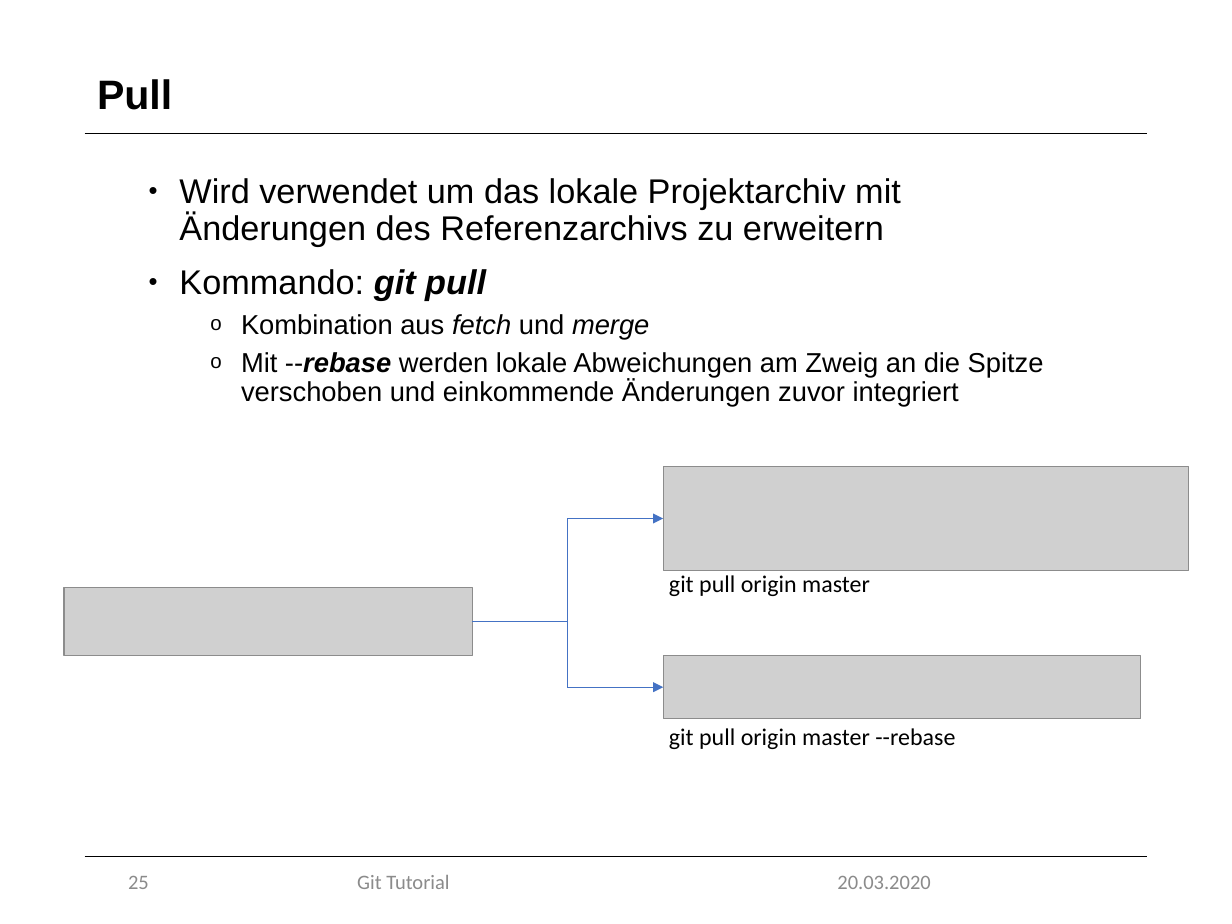
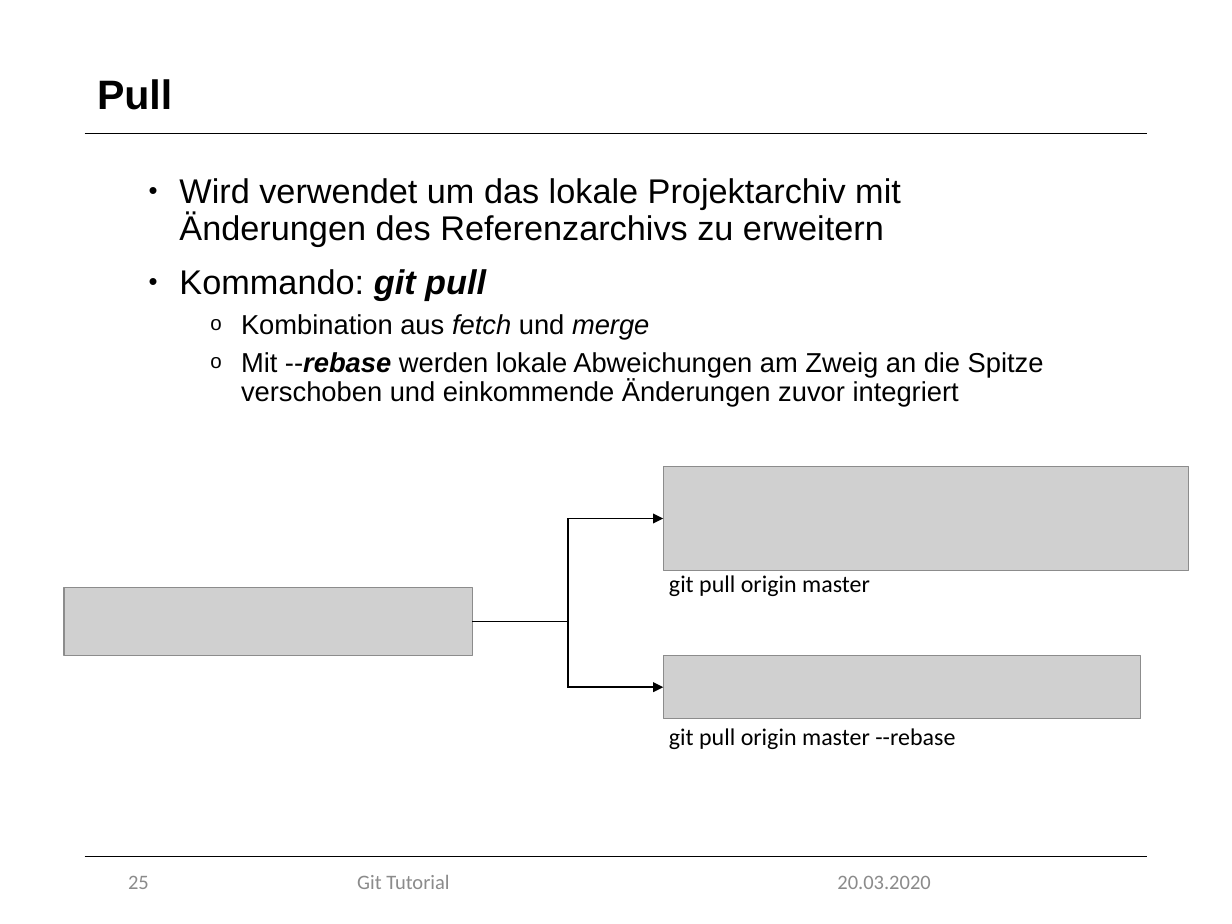
Before and after one commit to marcretzlaff/projektarbeit, a slide deck: slide 25 of Präsentation-90min/Präsentation-90min.pptx. Drawn at 1232x924 pixels with LibreOffice and Linux fonts; fonts in the diff are those of the drawing; grey boxes stand for pictures; background and template pictures are left out. Boxes give left, top, right and bottom in pixels: in the first picture for what was removed or moved away, otherwise in the second. Text is boxed around its words. In the diff, an @@ line names an element or a change of style, - is before the commit and + after.

```diff
--- a/Präsentation-90min/Präsentation-90min.pptx
+++ b/Präsentation-90min/Präsentation-90min.pptx
@@ elbow arrow (472, 621) - (663, 519): stroke #4472C4 0.5 pt to #000000 1 pt @@
@@ elbow arrow (472, 621) - (663, 687): stroke #4472C4 0.5 pt to #000000 1 pt @@
```
Also in this commit, not shown: 4 other slides changed.
